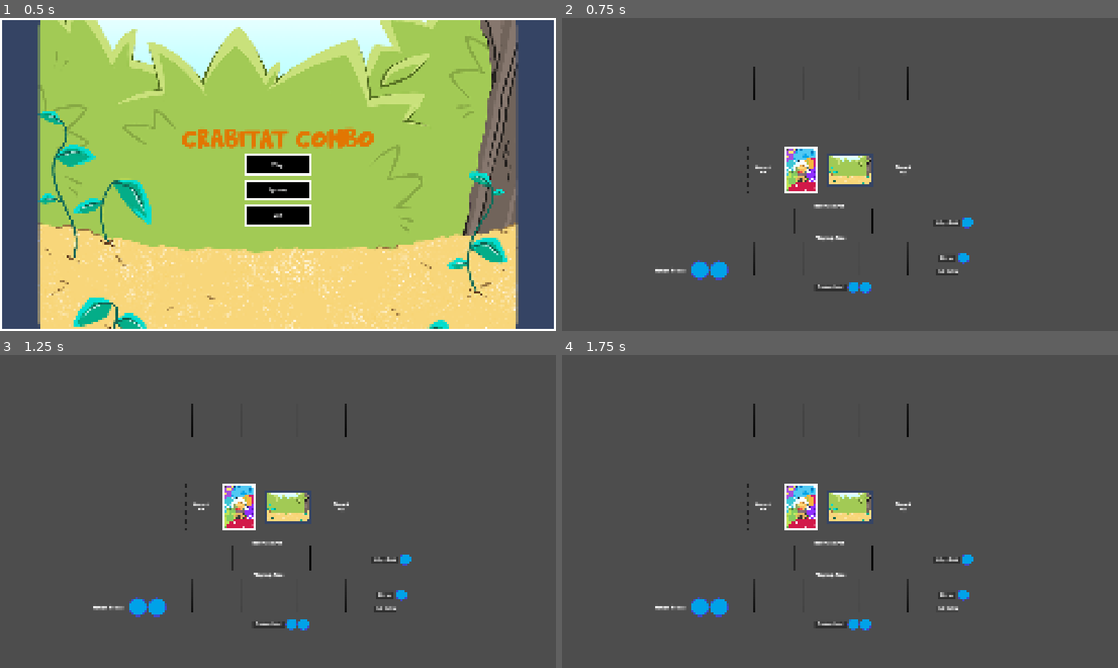
Above: before the commit, frames 1-4 (two rows, left to right).
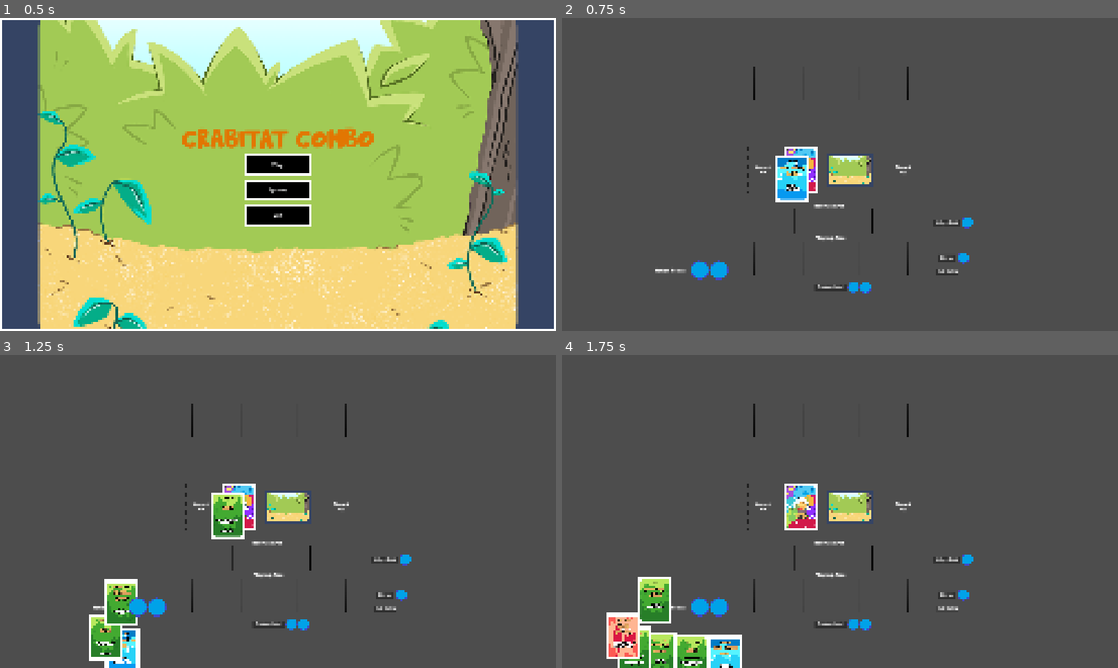
Above: after the commit, the same moments.

Repository: AMaraza/CrabitatCombo
Game: Godot game, scene res://Gameplay/Title Screen/Scenes/title_screen.tscn
The game is run twice, just before and just after one commit, with the same random seed, the same clock (stepped at 60 frames per second) and the same inputs.
Inputs:
- Up to frame 1 (0.5 s): no input
- Up to frame 2 (0.75 s): click "Play" at 0.5 s
- Up to frame 3 (1.25 s): no input
- Up to frame 4 (1.75 s): click "END TURN" at 1.25 s

Frame 1 is identical in both runs. In frame 2, 0.9% of the frame differs, in the area x 38-45%, y 44-59%; in frame 3, 3.0%; in frame 4, 3.9%, in the area x 8-33%, y 70-100%.

Commit message:
Auto Deal Hand
Updated the DrawDeck.gd to automatically deal the player 6 cards at the start of the game.

Diff:
--- a/Gameplay/Feature/Scenes/GameBoard.tscn
+++ b/Gameplay/Feature/Scenes/GameBoard.tscn
@@ -27,6 +27,63 @@
 [node name="GameBoard" type="Node2D" unique_id=2090381949]
 script = ExtResource("1_fqjow")
 
+[node name="EndTurnButton" type="Button" parent="." unique_id=631468136]
+offset_left = 1723.0
+offset_top = 1151.0
+offset_right = 1824.0
+offset_bottom = 1182.0
+theme_override_fonts/font = ExtResource("8_d7rro")
+theme_override_font_sizes/font_size = 20
+text = "END TURN"
+
+[node name="DiscardButton" type="Button" parent="." unique_id=1703366993]
+offset_left = 1729.0
+offset_top = 1089.0
+offset_right = 1816.0
+offset_bottom = 1120.0
+theme_override_fonts/font = ExtResource("8_d7rro")
+theme_override_font_sizes/font_size = 20
+text = "Discard"
+
+[node name="Sprite2D" type="Sprite2D" parent="DiscardButton" unique_id=261640056]
+position = Vector2(134, 25)
+scale = Vector2(0.5, 0.5)
+texture = ExtResource("10_t5ocr")
+
+[node name="RedrawHandButton" type="Button" parent="." unique_id=1913582704]
+offset_left = 1162.0
+offset_top = 1222.0
+offset_right = 1309.0
+offset_bottom = 1253.0
+theme_override_fonts/font = ExtResource("8_d7rro")
+theme_override_font_sizes/font_size = 20
+text = "Redraw Hand"
+
+[node name="Sprite2D" type="Sprite2D" parent="RedrawHandButton" unique_id=206134275]
+position = Vector2(250, 26)
+scale = Vector2(0.5, 0.5)
+texture = ExtResource("10_t5ocr")
+
+[node name="Sprite2D2" type="Sprite2D" parent="RedrawHandButton" unique_id=277793118]
+position = Vector2(195, 26)
+scale = Vector2(0.5, 0.5)
+texture = ExtResource("10_t5ocr")
+
+[node name="AdoptCrabButton" type="Button" parent="." unique_id=251613398]
+offset_left = 1710.0
+offset_top = 926.0
+offset_right = 1834.0
+offset_bottom = 956.0
+theme_override_fonts/font = ExtResource("8_d7rro")
+theme_override_font_sizes/font_size = 20
+text = "Adopt Crab"
+icon_alignment = 2
+
+[node name="Sprite2D" type="Sprite2D" parent="AdoptCrabButton" unique_id=1842948421]
+position = Vector2(172, 25)
+scale = Vector2(0.5, 0.5)
+texture = ExtResource("10_t5ocr")
+
 [node name="HabitatAreaLabel" type="RichTextLabel" parent="." unique_id=53736899]
 offset_left = 1161.0
 offset_top = 851.0
@@ -142,63 +199,6 @@
 [node name="InputManager" type="Node2D" parent="." unique_id=476647309]
 script = ExtResource("6_jydus")
 
-[node name="EndTurnButton" type="Button" parent="." unique_id=631468136]
-offset_left = 1723.0
-offset_top = 1151.0
-offset_right = 1813.0
-offset_bottom = 1182.0
-theme_override_fonts/font = ExtResource("8_d7rro")
-theme_override_font_sizes/font_size = 20
-text = "END TURN"
-
-[node name="DiscardButton" type="Button" parent="." unique_id=1703366993]
-offset_left = 1729.0
-offset_top = 1089.0
-offset_right = 1816.0
-offset_bottom = 1120.0
-theme_override_fonts/font = ExtResource("8_d7rro")
-theme_override_font_sizes/font_size = 20
-text = "Discard"
-
-[node name="Sprite2D" type="Sprite2D" parent="DiscardButton" unique_id=261640056]
-position = Vector2(134, 25)
-scale = Vector2(0.5, 0.5)
-texture = ExtResource("10_t5ocr")
-
-[node name="RedrawHandButton" type="Button" parent="." unique_id=1913582704]
-offset_left = 1162.0
-offset_top = 1222.0
-offset_right = 1309.0
-offset_bottom = 1253.0
-theme_override_fonts/font = ExtResource("8_d7rro")
-theme_override_font_sizes/font_size = 20
-text = "Redraw Hand"
-
-[node name="Sprite2D" type="Sprite2D" parent="RedrawHandButton" unique_id=206134275]
-position = Vector2(250, 26)
-scale = Vector2(0.5, 0.5)
-texture = ExtResource("10_t5ocr")
-
-[node name="Sprite2D2" type="Sprite2D" parent="RedrawHandButton" unique_id=277793118]
-position = Vector2(195, 26)
-scale = Vector2(0.5, 0.5)
-texture = ExtResource("10_t5ocr")
-
-[node name="AdoptCrabButton" type="Button" parent="." unique_id=251613398]
-offset_left = 1710.0
-offset_top = 926.0
-offset_right = 1834.0
-offset_bottom = 956.0
-theme_override_fonts/font = ExtResource("8_d7rro")
-theme_override_font_sizes/font_size = 20
-text = "Adopt Crab"
-icon_alignment = 2
-
-[node name="Sprite2D" type="Sprite2D" parent="AdoptCrabButton" unique_id=1842948421]
-position = Vector2(172, 25)
-scale = Vector2(0.5, 0.5)
-texture = ExtResource("10_t5ocr")
-
 [node name="AquariumDeck" type="Node2D" parent="." unique_id=861988459]
 position = Vector2(1325, 700)
 scale = Vector2(0.8, 0.8)
--- a/Gameplay/Feature/Scripts/DrawDeck.gd
+++ b/Gameplay/Feature/Scripts/DrawDeck.gd
@@ -14,6 +14,26 @@
 func _ready() -> void:
 	card_database = preload(CARD_DATABASE_PATH)
 	populate_deck()
+
+	# Use deferred call to give other modes (like PlayerHand) a fram to initialize
+	# their sizes and variables before drawing cards.
+	deal_starting_hand.call_deferred()
+
+
+func deal_starting_hand():
+	var starting_hand_size = 6
+
+	print("Dealing starting hand of ", starting_hand_size, " cards...")
+
+	for i in range(starting_hand_size):
+		# Wait so that dealing can be seen better
+		await get_tree().create_timer(0.15).timeout
+		# Enforce a safety check so it stops looping if the deck runs dry
+		if playing_deck.size() > 0:
+			draw_card()
+		else:
+			print("Stopped dealing: Deck ran ouf of cards during setup!")
+			break
 
 
 func populate_deck():
